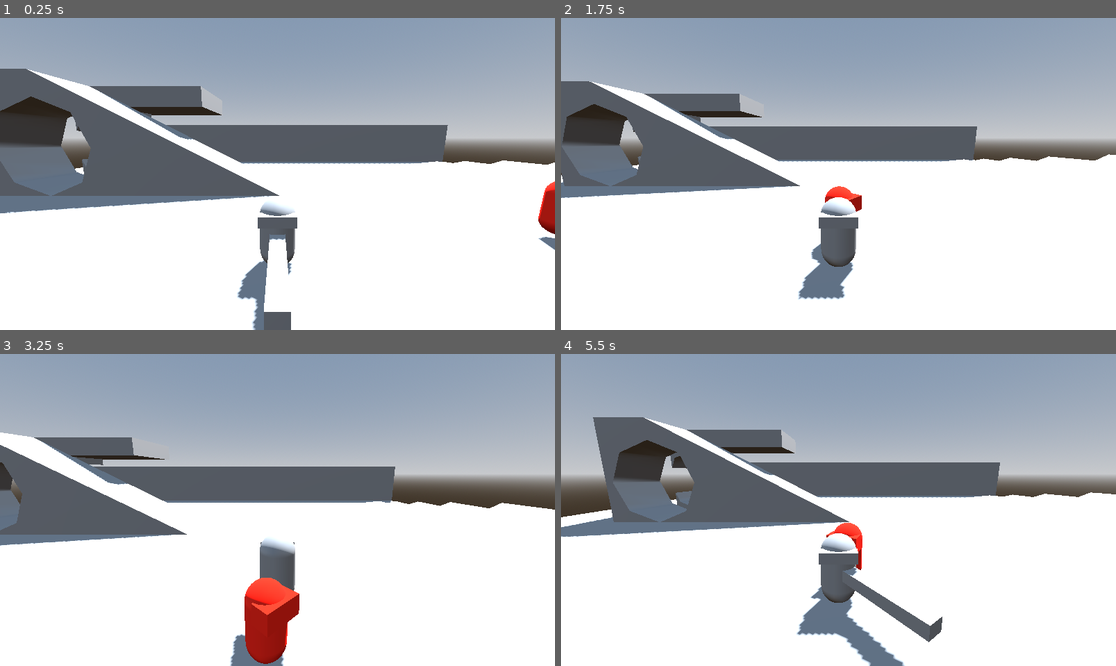
Above: before the commit, frames 1-4 (two rows, left to right).
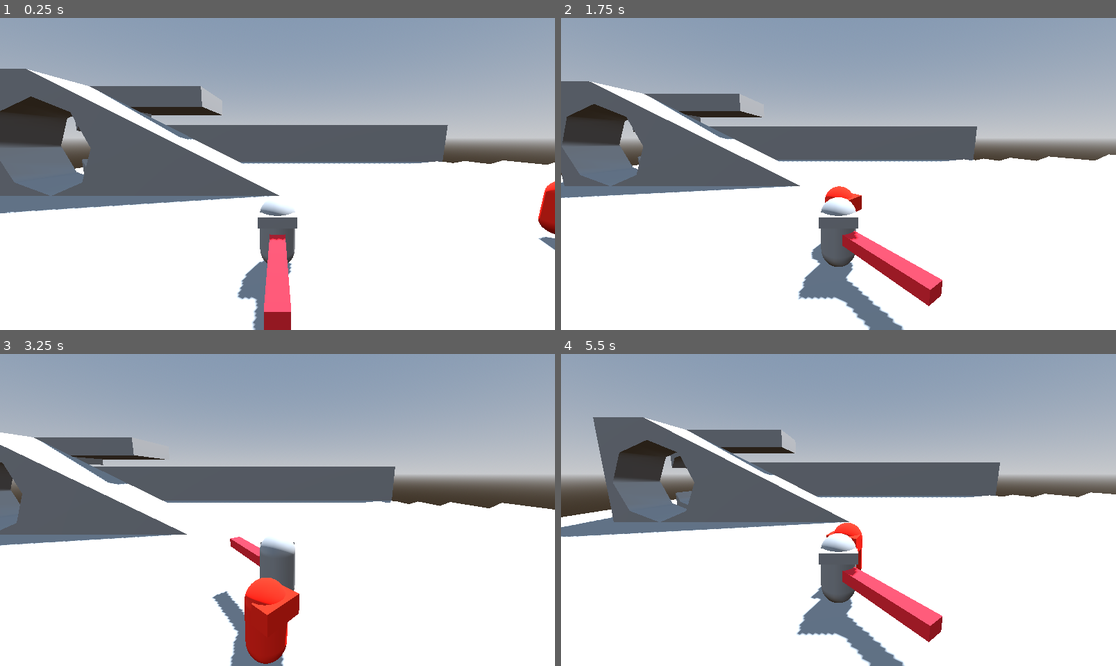
Above: after the commit, the same moments.

Repository: hhhhhhhh1233/BubbleGameJam
Game: Godot game, scene res://test_level.tscn
Same seed, same stepped clock (60 frames per second), same inputs: the game is played once before the commit and once after it.
Inputs (mouse positions are in pixels of both pictures, inside the frame that each line leads up to):
- Up to frame 1 (0.25 s): no input
- Up to frame 2 (1.75 s): move the mouse to (960, 158) at 0.52 s; hold D (right) 0.53-1.28 s; right-click (960, 158) at 0.6 s; tap Space (jump) at 0.77, 1.52 s; click (960, 158) at 0.8 s; move the mouse to (727, 189) at 1.27 s; hold S (back) from 1.28 s (still down); click (727, 189) at 1.35 s; right-click (727, 189) at 1.55 s
- Up to frame 3 (3.25 s): move the mouse to (333, 441) at 2.02 s; release S (back) at 2.03 s; hold D (right) 2.03-2.78 s; right-click (333, 441) at 2.1 s; click (333, 441) at 2.3 s; move the mouse to (249, 572) at 2.77 s; hold W (forward) from 2.78 s (still down); click (249, 572) at 2.85 s; tap Space (jump) at 3.02 s; right-click (249, 572) at 3.05 s
- Up to frame 4 (5.5 s): move the mouse to (1005, 556) at 3.52 s; release W (forward) at 3.53 s; hold A (left) 3.53-5.03 s; right-click (1005, 556) at 3.6 s; tap Space (jump) at 3.77, 4.52 s; click (1005, 556) at 3.8 s; move the mouse to (672, 463) at 4.27 s; click (672, 463) at 4.35 s; right-click (672, 463) at 4.55 s; move the mouse to (866, 510) at 5.02 s; hold S (back) from 5.03 s (still down); right-click (866, 510) at 5.1 s; click (866, 510) at 5.3 s

The runs differ from the first frame. In frame 1, 1.2% of the frame differs, in the area x 47-53%, y 69-100%; in frame 2, 2.3%, in the area x 49-69%, y 68-100%; in frame 3, 0.7%; in frame 4, 1.5%.

Commit message:
Feat: Added heavy weapon to player

Diff:
--- a/Player.gd
+++ b/Player.gd
@@ -15,6 +15,7 @@
 const JUMP_VELOCITY = 4.5
 
 var bAttacking = false
+var bLightAttack = false
 
 func _ready() -> void:
 	#Input.mouse_mode = Input.MouseMode.MOUSE_MODE_CAPTURED;
@@ -59,14 +60,26 @@
 
 	if Input.is_action_just_pressed("light_attack"):
 		bAttacking = true
+		bLightAttack = true
 		$Body/WeaponRoot/WeaponModel.show()
 		$Body/WeaponRoot.rotation = Vector3(0, -PI/2, 0)
 
+	if Input.is_action_just_pressed("heavy_attack"):
+		bAttacking = true
+		bLightAttack = false
+		$Body/WeaponRoot/HeavyWeaponModel.show()
+		$Body/WeaponRoot.rotation = Vector3(0, -PI/2, 0)
+
 	if bAttacking:
-		for enemy in $Body/WeaponRoot/WeaponHitbox.get_overlapping_bodies():
-			print(enemy)
+		if bLightAttack:
+			for enemy in $Body/WeaponRoot/WeaponHitbox.get_overlapping_bodies():
+				print(enemy)
+		else:
+			for enemy in $Body/WeaponRoot/HeavyWeaponHitbox.get_overlapping_bodies():
+				print(enemy)
 
 		$Body/WeaponRoot.rotate_y(0.2)
 		if $Body/WeaponRoot.rotation.y > PI/2:
 			bAttacking = false
 			$Body/WeaponRoot/WeaponModel.hide()
+			$Body/WeaponRoot/HeavyWeaponModel.hide()
--- a/player.tscn
+++ b/player.tscn
@@ -7,6 +7,9 @@
 [sub_resource type="CapsuleMesh" id="CapsuleMesh_v5r2a"]
 
 [sub_resource type="BoxMesh" id="BoxMesh_qkne2"]
+
+[sub_resource type="StandardMaterial3D" id="StandardMaterial3D_817gi"]
+albedo_color = Color(0.964706, 0.160784, 0.211765, 1)
 
 [sub_resource type="BoxShape3D" id="BoxShape3D_uotb2"]
 size = Vector3(0.439819, 0.40744, 2.7475)
@@ -32,12 +35,26 @@
 transform = Transform3D(0.401152, 0, 0, 0, 0.307252, 0, 0, 0, 2.42056, 0, 0, 1.6416)
 mesh = SubResource("BoxMesh_qkne2")
 
+[node name="HeavyWeaponModel" type="MeshInstance3D" parent="Body/WeaponRoot"]
+transform = Transform3D(0.401152, 0, 0, 0, 0.307252, 0, 0, 0, 2.42056, 0, 0, 1.6416)
+mesh = SubResource("BoxMesh_qkne2")
+surface_material_override/0 = SubResource("StandardMaterial3D_817gi")
+
 [node name="WeaponHitbox" type="Area3D" parent="Body/WeaponRoot"]
 transform = Transform3D(1, 0, 0, 0, 1, 0, 0, 0, 1, 0, 0, 1.48117)
 collision_layer = 0
 collision_mask = 4
 
 [node name="CollisionShape3D" type="CollisionShape3D" parent="Body/WeaponRoot/WeaponHitbox"]
+transform = Transform3D(1, 0, 0, 0, 1, 0, 0, 0, 1, -0.0525513, 0.0188446, 0.0548401)
+shape = SubResource("BoxShape3D_uotb2")
+
+[node name="HeavyWeaponHitbox" type="Area3D" parent="Body/WeaponRoot"]
+transform = Transform3D(1, 0, 0, 0, 1, 0, 0, 0, 1, 0, 0, 1.48117)
+collision_layer = 0
+collision_mask = 4
+
+[node name="CollisionShape3D" type="CollisionShape3D" parent="Body/WeaponRoot/HeavyWeaponHitbox"]
 transform = Transform3D(1, 0, 0, 0, 1, 0, 0, 0, 1, -0.0525513, 0.0188446, 0.0548401)
 shape = SubResource("BoxShape3D_uotb2")
 
Not shown: 1 places in player.tscn that only renumber resources
